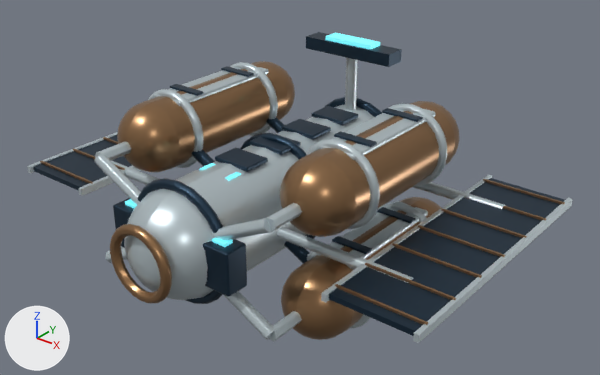
Before and after pictures for a commit that changed the glTF model space-battleship/assets/planets/orbital/models/refinery.glb.
The view is the same before and after, from a camera (50 mm lens) standing at (5.97, -7.04, 4.51) and looking at (0.26, 0.1, 0.08). Lighting does not change. The marker at lower left points along +X, +Y and +Z. The first picture is the older version. Where no turn or scale is listed for an object, it has been applied to the vertices. Vertices at exactly the same position are counted once.

The older version as bpy lines, for what is in view:
```python
ob_animatedhardware = bpy.data.objects.new('AnimatedHardware', me_mesh_58_001)
ob_animatedhardware.location = (0.0, 1.5, 0.925)
ob_statichull = bpy.data.objects.new('StaticHull', me_mesh_0_001)
ob_statichull.location = (0.0, 0.0, 0.0)
```
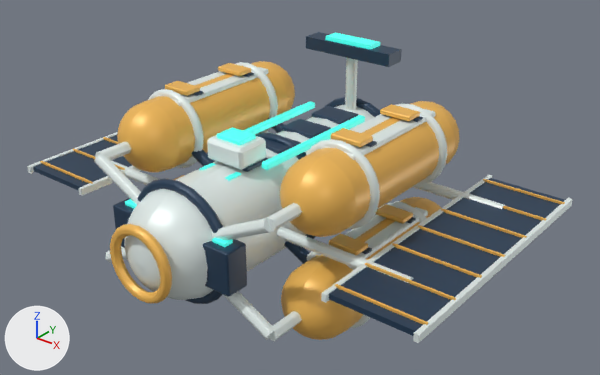
Edits to the bpy script that builds the scene:
```text
Change mat_01_ceramic_titanium:
    mat_01_ceramic_titanium.base_color: (0.533, 0.617, 0.651) -> (0.791, 0.88, 0.863)  # light grey #c1ced3 -> white #e6f1ef
    mat_01_ceramic_titanium.metallic: 0.48 -> 0.12
    mat_01_ceramic_titanium.roughness: 0.32 -> 0.42
Change mat_02_structural_graphite:
    mat_02_structural_graphite.metallic: 0.72 -> 0.12
Change mat_05_cyan_navigation_glass:
    mat_05_cyan_navigation_glass.base_color: (0.156, 0.716, 0.799) -> (0.0595, 0.823, 0.708)  # cyan #6edce7 -> cyan #45eadb
    mat_05_cyan_navigation_glass.emission_color: (0.125, 0.573, 0.639) -> (0.0327, 0.453, 0.39)  # cyan #63c7d1 -> cyan #33b3a8
Change mat_03_copper_thermal_hardware:
    mat_03_copper_thermal_hardware.base_color: (0.319, 0.178, 0.0844) -> (0.905, 0.497, 0.0976)  # brown #997552 -> orange #f4bb58
    mat_03_copper_thermal_hardware.metallic: 0.75 -> 0.12
    mat_03_copper_thermal_hardware.roughness: 0.3 -> 0.42
Change me_mesh_0_001:
    used by ob_statichull; location = (0.0, 0.0, 0.0)
    remove me_mesh_0_001.from_pydata(...)  # 10650 vertices, 20306 faces; spans x -2.95..2.95, y -2.3..2.25, z -1.16..1.16
    add me_mesh_0_001.from_pydata(...)  # 10938 vertices, 20834 faces; spans x -2.95..2.95, y -2.3..2.25, z -1.16..1.16
    me_mesh_0_001 part 1
    162 vertices are added at x -1.48..1.48, y -0.94..1.19, z -0.2..1.16
    68 new vertices lie (0.0, 0.0, 0.04) away from vertices in x -1.48..1.48, y -0.85..0.76, z -0.19..1.11
    18 new vertices lie (0.38, 0.0, 0.0) away from vertices in x -1.47..1.09, y -0.41..0.75, z -0.2..1.1
    16 new vertices lie (0.0, -0.2, 0.0) away from vertices in x -1.47..1.47, y -0.2..0.75, z -0.14..1.16
    16 new vertices lie (0.08, 0.0, 0.0) away from vertices in x -0.44..0.36, y -0.71..1.19, z 0.65..0.73
    8 new vertices lie (0.48, 0.0, 0.0) away from vertices in x -0.24, y -0.94..-0.5, z 0.67..0.93
    44 new faces join them, mat_01_ceramic_titanium (white #e6f1ef)
    352 new faces join them, mat_03_copper_thermal_hardware (orange #f4bb58)
    132 new faces join them, mat_05_cyan_navigation_glass (cyan #45eadb, glowing cyan #33b3a8)
```

Changed parts and their boxes (x1, y1, x2, y2) in the pictures (600 x 375 px):
'StaticHull', recoloured, surface changed, reshaped (lighter)
    both: (27, 61, 573, 343)
'AnimatedHardware', recoloured, surface changed
    both: (306, 32, 401, 110)
part 1 of me_mesh_0_001, added
    after: (165, 63, 420, 255)
